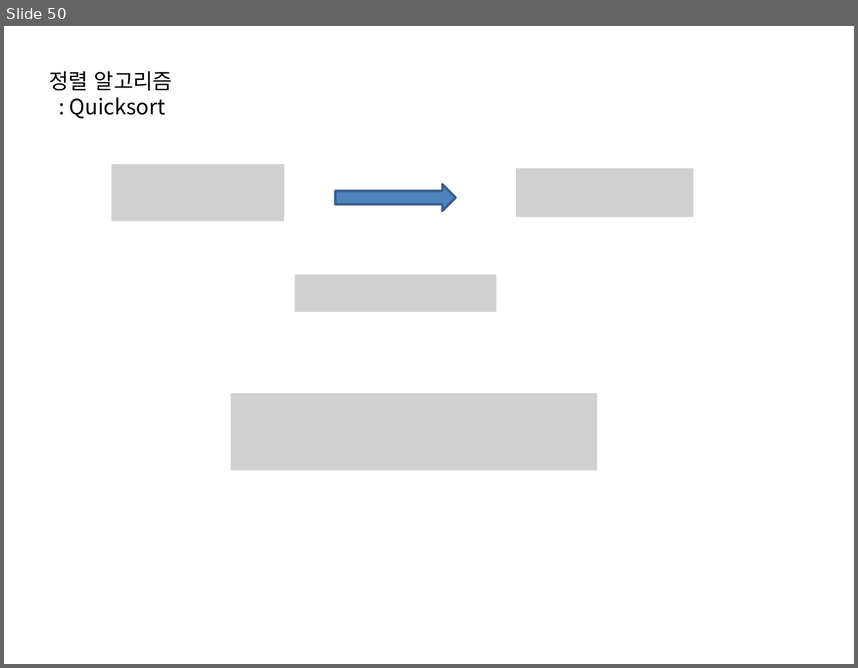
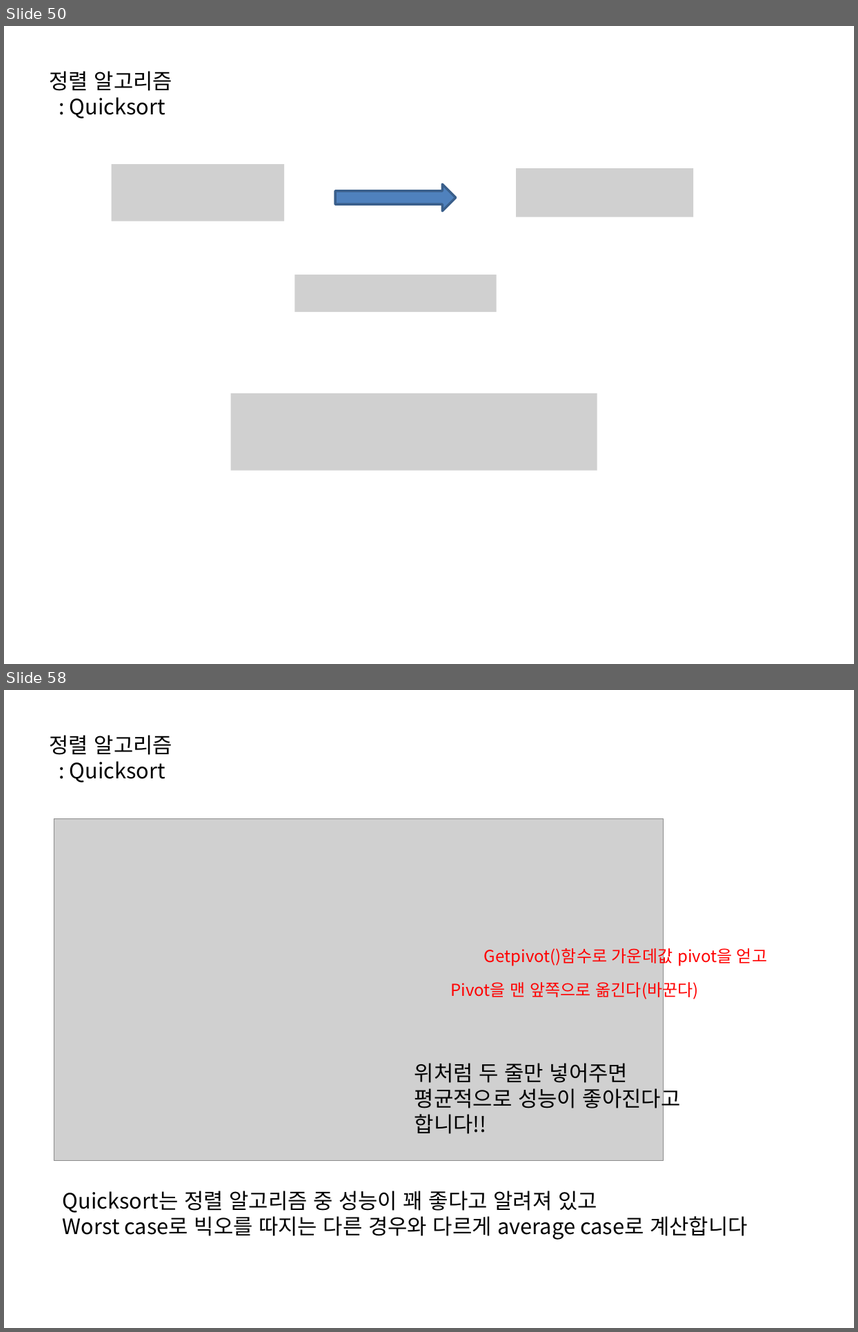
Before and after one commit to Geonhui/geonhui-ios2, a slide deck: StudyReport/자료구조2.pptx. Shown one above the other, each under a label of ours: slide 50 before the commit, slides 50 and 58 after it; the slides between them are not shown. The pictures are 858x668 and 858x1332 pixels, drawn with LibreOffice and Linux fonts; fonts in the diff are those of the drawing; grey boxes stand for pictures. Boxes give left, top, right and bottom in pixels: in the first picture for what was removed or moved away, otherwise in the second. Text is boxed around its words. In the diff, an @@ line names an element or a change of style, - is before the commit and + after.

```diff
--- a/StudyReport/자료구조2.pptx
+++ b/StudyReport/자료구조2.pptx
@@ slide 58 added at [4,690,854,1328], background #FFFFFF @@
@@ text added at [49,735,172,782], 18 pt, text #000000 @@
+정렬 알고리즘
+: Quicksort
@@ picture added at [54,818,664,1160] @@
@@ text added at [484,945,767,967], 14 pt, text #FF0000 @@
+Getpivot()함수로 가운데값 pivot을 얻고
@@ text added at [451,979,698,1000], 14 pt, text #FF0000 @@
+Pivot을 맨 앞쪽으로 옮긴다(바꾼다)
@@ text added at [415,1063,681,1134], 18 pt, text #000000 @@
+위처럼 두 줄만 넣어주면
+평균적으로 성능이 좋아진다고
+합니다!!
@@ text added at [63,1190,748,1239], 18 pt, text #000000 @@
+Quicksort는 정렬 알고리즘 중 성능이 꽤 좋다고 알려져 있고
+Worst case로 빅오를 따지는 다른 경우와 다르게 average case로 계산합니다
```
Also in this commit, not shown: 7 other slides added.
